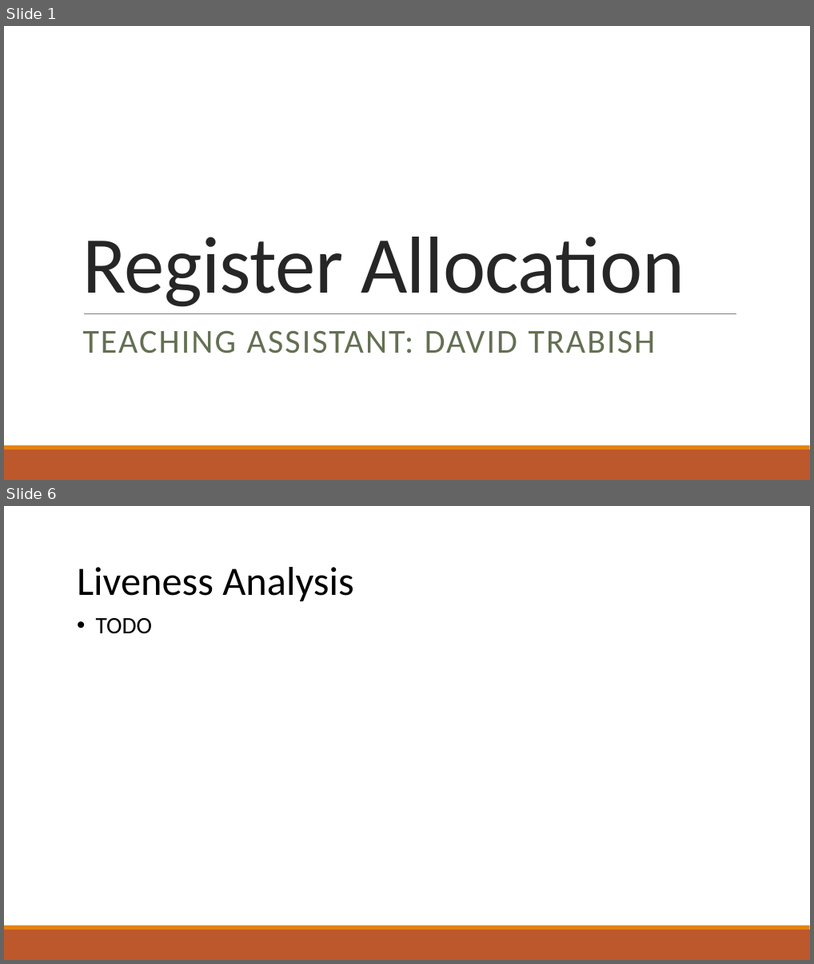
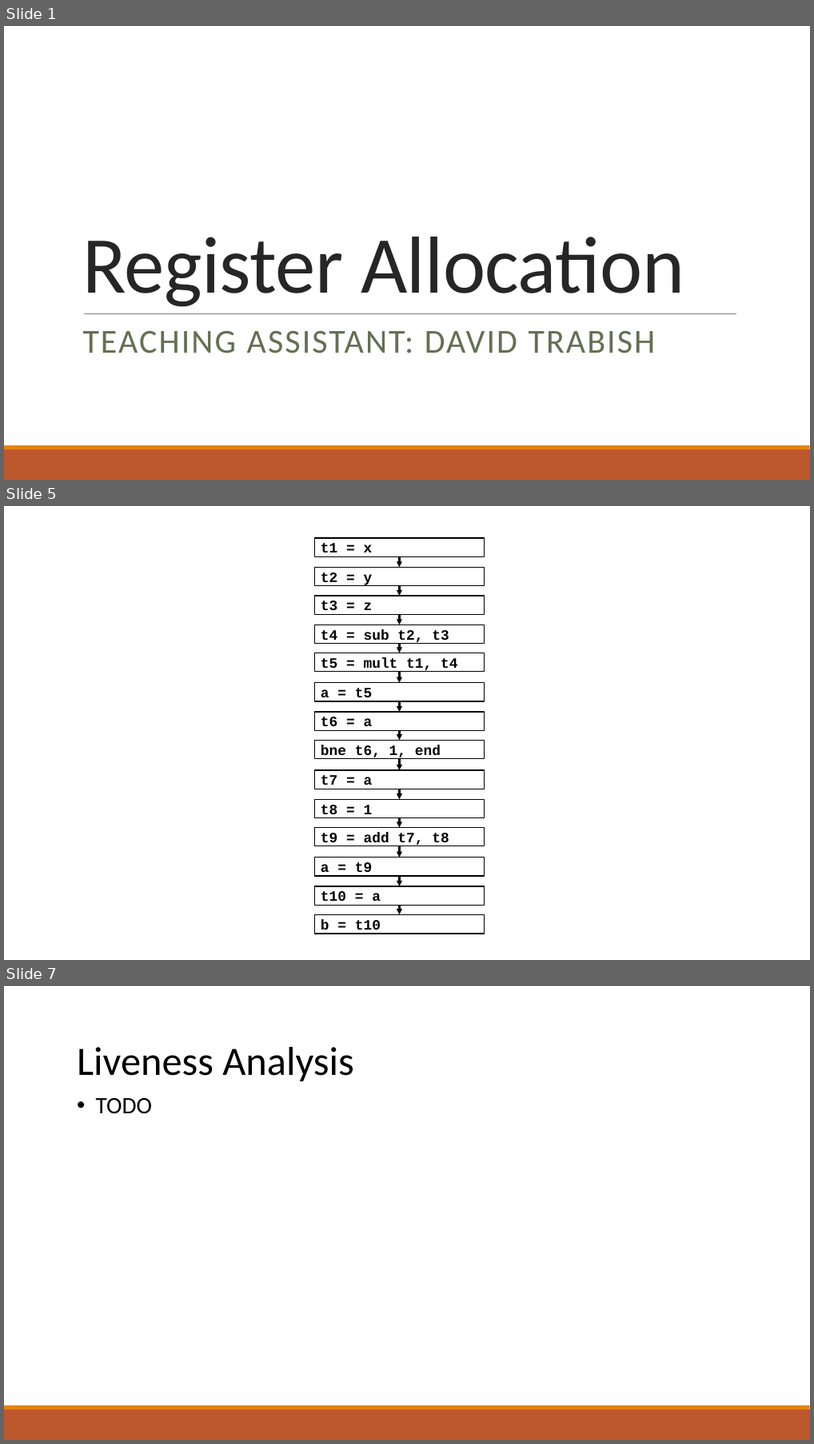
Before and after one commit to raghadzeidan/COMPILATION_TAU_FOR_STUDENTS, a slide deck: new_slides/register_allocation.pptx. Shown one above the other, each under a label of ours: slides 1 and 6 before the commit, slides 1, 5 and 7 after it; the slides between them are not shown. The pictures are 814x964 and 814x1444 pixels, drawn with LibreOffice and Linux fonts; fonts in the diff are those of the drawing. Boxes give left, top, right and bottom in pixels: in the first picture for what was removed or moved away, otherwise in the second. Text is boxed around its words. In the diff, an @@ line names an element or a change of style, - is before the commit and + after.

```diff
--- a/new_slides/register_allocation.pptx
+++ b/new_slides/register_allocation.pptx
@@ slide 5 added at box(4, 506, 810, 960), background #FFFFFF @@
@@ rectangle added at box(315, 538, 484, 557), fill #FFFFFF, outline #000000 1.25 pt, 17 pt, text #000000, bold @@
+t1 = x
@@ rectangle added at box(315, 567, 484, 586), fill #FFFFFF, outline #000000 1.25 pt, 17 pt, text #000000, bold @@
+t2 = y
@@ arrow added from (400, 557) to (400, 567), #000000 2.25 pt @@
@@ rectangle added at box(315, 596, 484, 614), fill #FFFFFF, outline #000000 1.25 pt, 17 pt, text #000000, bold @@
+t3 = z
@@ arrow added from (400, 586) to (400, 596), #000000 2.25 pt @@
@@ rectangle added at box(315, 624, 484, 644), fill #FFFFFF, outline #000000 1.25 pt, 17 pt, text #000000, bold @@
+t4 = sub t2, t3
@@ arrow added from (400, 614) to (400, 624), #000000 2.25 pt @@
@@ arrow added from (400, 644) to (400, 653), #000000 2.25 pt @@
@@ rectangle added at box(315, 653, 484, 672), fill #FFFFFF, outline #000000 1.25 pt, 17 pt, text #000000, bold @@
+t5 = mult t1, t4
@@ arrow added from (400, 672) to (400, 683), #000000 2.25 pt @@
@@ rectangle added at box(315, 683, 484, 701), fill #FFFFFF, outline #000000 1.25 pt, 17 pt, text #000000, bold @@
+a = t5
@@ rectangle added at box(315, 712, 484, 731), fill #FFFFFF, outline #000000 1.25 pt, 17 pt, text #000000, bold @@
+t6 = a
@@ arrow added from (400, 701) to (400, 712), #000000 2.25 pt @@
@@ rectangle added at box(315, 740, 484, 759), fill #FFFFFF, outline #000000 1.25 pt, 17 pt, text #000000, bold @@
+bne t6, 1, end
@@ arrow added from (400, 731) to (400, 740), #000000 2.25 pt @@
@@ arrow added from (400, 758) to (400, 770), #000000 2.25 pt @@
@@ rectangle added at box(315, 770, 484, 788), fill #FFFFFF, outline #000000 1.25 pt, 17 pt, text #000000, bold @@
+t7 = a
@@ arrow added from (400, 788) to (400, 799), #000000 2.25 pt @@
@@ rectangle added at box(315, 799, 484, 817), fill #FFFFFF, outline #000000 1.25 pt, 17 pt, text #000000, bold @@
+t8 = 1
@@ arrow added from (400, 817) to (400, 828), #000000 2.25 pt @@
@@ rectangle added at box(315, 828, 484, 846), fill #FFFFFF, outline #000000 1.25 pt, 17 pt, text #000000, bold @@
+t9 = add t7, t8
@@ rectangle added at box(315, 857, 484, 876), fill #FFFFFF, outline #000000 1.25 pt, 17 pt, text #000000, bold @@
+a = t9
@@ arrow added from (400, 846) to (400, 857), #000000 2.25 pt @@
@@ rectangle added at box(315, 886, 484, 904), fill #FFFFFF, outline #000000 1.25 pt, 17 pt, text #000000, bold @@
+t10 = a
@@ arrow added from (400, 876) to (400, 886), #000000 2.25 pt @@
@@ arrow added from (400, 904) to (400, 914), #000000 2.25 pt @@
@@ rectangle added at box(315, 914, 484, 933), fill #FFFFFF at 36% opacity, outline #000000 1.25 pt, 17 pt, text #000000, bold @@
+b = t10
@@ what was slide 6 is now slide 7 @@
```
Also in this commit, not shown: 5 slides changed, 47 other slides added, 1 slide removed, 1 other file.
